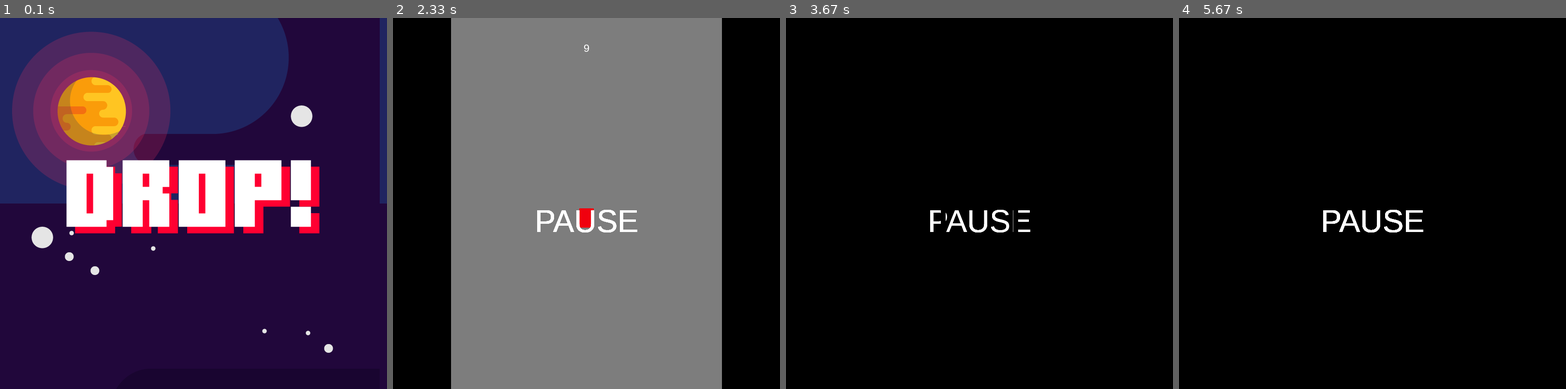
Above: before the commit, frames 1-4 (left to right).
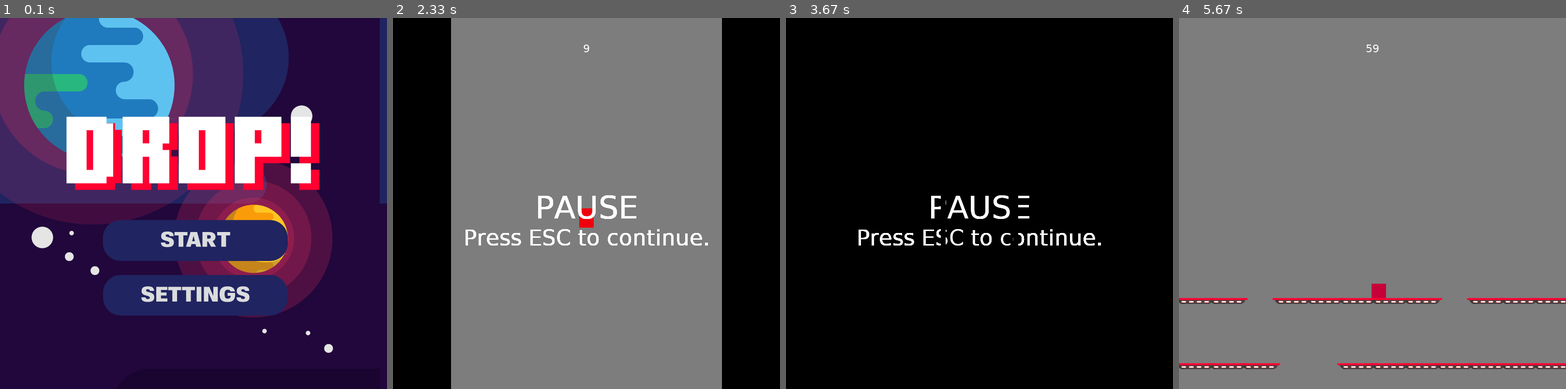
Above: after the commit, the same moments.

Repository: BulSU-BSCpE2B-Group2/DROP
Game: pygame game, started from main.py
The game is run twice, just before and just after one commit, with the same random seed, the same clock (stepped at 60 frames per second) and the same inputs.
Inputs:
- Up to frame 1 (0.1 s): no input
- Up to frame 2 (2.33 s): tap Enter at 0.33 s; tap Space at 2.17 s
- Up to frame 3 (3.67 s): tap Enter at 2.5 s; hold Right 2.83-3.3 s; tap Space at 2.9, 3.2, 3.4 s; hold Right from 3.33 s (still down); tap E at 3.48 s
- Up to frame 4 (5.67 s): tap Space at 3.7, 3.9, 4.2 s; release Right at 3.8 s; tap Enter at 4.73, 5.57 s; tap E at 5.22 s

The runs differ from the first frame. In frame 1, 49% of the frame differs, in the area x 0-86%, y 0-81%; in frame 2, 1.9%; in frame 3, 1.7%; in frame 4, 100%, in the area x 0-100%, y 0-100%.

Commit message:
SOON: Starter platform to prevent hollowed platforms bug, forcing the player to endlessly fall.

Diff:
--- a/highscore.txt
+++ /dev/null
@@ -1 +0,0 @@
-114
--- a/main.py
+++ b/main.py
@@ -51,12 +51,14 @@
         self.score += 1
         self.height_platform = 1
         self.speed = 2 * self.multiplier
+
         # if speed is more than 4, speed multiplier goes back to 0
         if self.speed > 4:
             self.multiplier = 1
+
         # gaps spawn function
         self.gaps = random.randint(1, 6)
-        self.generate = random.randint(0, 4)
+        self.generate = random.randint(0, 8)
         self.currentInterval += 1
         if (self.currentInterval + self.speed) > self.newPlatformInterval:
             if not self.height_platform > 6:
@@ -71,6 +73,7 @@
                 else:
                     rect.width += 134
             self.currentInterval = 0
+
         # slow platform power up function spawn
             power_up, power_up_rect = spawn_power_up(self.generate, self.height_platform)
             for n in power_up:
@@ -131,9 +134,9 @@
         self.slowplatformpowerup.update()
 
         # for debugging purposes, do not remove yet.
-        """print("Speed is: {}".format(self.speed))
+        print("Speed is: {}".format(self.speed))
         print("Speed multiplier is: {}".format(self.multiplier))
-        print("Current interval is: {}".format(self.currentInterval))"""
+        print("Current interval is: {}".format(self.currentInterval))
 
     def events(self):
         # Game loop - EVENTS
--- a/main_menu.py
+++ b/main_menu.py
@@ -1,30 +1,22 @@
 from settings import *
 vec = pg.math.Vector2
 
-class Logo:
-    def __init__(self):
-        self.logo = pg.image.load('assets/main_menu/TITLE.png')
-        self.logo_rect = self.logo.get_rect()
-        self.logo_rect.center = (WIDTH/2, height/2)
-        self.position = vec(WIDTH / 2 - self.logo_rect.top, (height / 2) - self.logo_rect.left)
-
-class PlanetMars:
-    def __init__(self):
-        self.planet = pg.image.load('assets/main_menu/4.png').convert_alpha()
-        self.planet_rect = self.planet.get_rect()
-        self.position = vec(self.planet_rect.top, self.planet_rect.left)
 
 class MainMenu:
     def __init__(self):
+        # initialize screen
         self.screen = screen
+
+        # initialize background 1 & 2
         self.bg = pg.image.load('assets/main_menu/bg.png').convert_alpha()
+        self.bg2 = pg.image.load('assets/main_menu/bg.png').convert_alpha()
         self.bg_rect = self.bg.get_rect()
-        self.bg2 = pg.image.load('assets/main_menu/bg.png').convert_alpha()
-        self.glow_mars = pg.image.load('assets/main_menu/3.png').convert_alpha()
-        self.glow_mars_rect = self.glow_mars.get_rect()
+
+        # initialize the required classes
         self.logo = Logo()
         self.planet_mars = PlanetMars()
-        self.planet_mars.planet_rect.center = self.glow_mars_rect.center
+        self.planet_earth = PlanetEarth()
+        self.button = Buttons()
 
     def new(self):
         self.running = True
@@ -45,15 +37,17 @@
             # self.b.position.x += 1
             self.timer += 1"""
         self.background, self.background2 = scrolling_background(-3, 0, self.background, self.background2, self.bg_rect)
-        #self.bg.scroll(dx=0, dy=-1)
 
     def draw(self):
         screen.blit(self.bg, (self.background.x, self.background.y))
         screen.blit(self.bg2, (self.background2.x, self.background2.y))
-        #screen.blit(self.bg, (0, 0))
         # insert in this line the glowy effect thingies
-        screen.blit(self.glow_mars, self.glow_mars_rect)
-        screen.blit(self.planet_mars.planet, self.planet_mars.planet_rect)
+        screen.blit(self.planet_mars.mars_glow, self.planet_mars.mars_glow_rect)
+        screen.blit(self.planet_mars.mars, self.planet_mars.mars_rect)
+        screen.blit(self.planet_earth.earth_glow, self.planet_earth.earth_glow_rect)
+        screen.blit(self.planet_earth.earth, self.planet_earth.earth_rect)
+        screen.blit(self.button.settings_button, self.button.settings_button_rect)
+        screen.blit(self.button.start_button, self.button.start_button_rect)
         screen.blit(self.logo.logo, self.logo.position)
         pg.display.flip()
 
@@ -69,3 +63,42 @@
                 if event.key == pg.K_ESCAPE:
                     self.running = False
                     self.exit = True
+
+
+class Logo:
+    def __init__(self):
+        self.logo = pg.image.load('assets/main_menu/TITLE.png').convert_alpha()
+        self.logo_rect = self.logo.get_rect()
+        self.logo_rect.center = (WIDTH/2, height/2)
+        self.position = vec(WIDTH / 2 - self.logo_rect.top, (height / 2) - self.logo_rect.left - 90)
+
+
+class PlanetMars:
+    def __init__(self):
+        self.mars = pg.image.load('assets/main_menu/4.png').convert_alpha()
+        self.mars_rect = self.mars.get_rect()
+        self.mars_glow = pg.image.load('assets/main_menu/3.png').convert_alpha()
+        self.mars_glow_rect = self.mars_glow.get_rect()
+        self.position = vec(self.mars_rect.top, self.mars_rect.left)
+        self.mars_rect.center = (WIDTH / 2 + 120, height / 2 + 70)
+        self.mars_glow_rect.center = self.mars_rect.center
+
+class PlanetEarth:
+    def __init__(self):
+        self.earth = pg.image.load('assets/main_menu/2.png').convert_alpha()
+        self.earth_rect = self.earth.get_rect()
+        self.earth_glow = pg.image.load('assets/main_menu/1.png').convert_alpha()
+        self.earth_glow_rect = self.earth_glow.get_rect()
+        self.position = vec(self.earth_rect.top, self.earth_rect.left)
+        self.earth_rect.center = (WIDTH / 4, height / 4 - 50)
+        self.earth_glow_rect.center = self.earth_rect.center
+
+class Buttons:
+    def __init__(self):
+        self.settings_button = pg.image.load('assets/main_menu/SETTINGS.png').convert_alpha()
+        self.settings_button_rect = self.settings_button.get_rect()
+        self.start_button = pg.image.load('assets/main_menu/START.png').convert_alpha()
+        self.start_button_rect = self.start_button.get_rect()
+        self.position = vec(self.settings_button_rect.top, self.settings_button_rect.left)
+        self.settings_button_rect.center = (WIDTH / 2, height / 2 + 190)
+        self.start_button_rect.center = (WIDTH / 2, height / 2 + 70)
--- a/pause_screen.py
+++ b/pause_screen.py
@@ -8,7 +8,7 @@
     i = 0
     position_x = 0
     interval = 1000
-    while i <= 50:
+    while i <= 80:
         timer = 0
         while True:
             timer += 0.007
@@ -17,7 +17,8 @@
         surface = pg.Surface((WIDTH, height), pg.SRCALPHA)
         pg.draw.rect(surface, black, (position_x, 0, 10, height))
         pg.draw.rect(surface, black, ((WIDTH - 10) - position_x, 0, 10, height))
-        draw_text('PAUSE', 65, white, WIDTH / 2, height / 2)
+        draw_text('PAUSE', 65, white, WIDTH / 2, height / 2 - 30)
+        draw_text('Press ESC to continue.', 45, white, WIDTH / 2, height / 2 + 45)
         screen.blit(surface, (0, 0))
         pg.display.flip()
         b = event_while_animation()
--- a/settings.py
+++ b/settings.py
@@ -72,7 +72,7 @@
 WIDTH = 800
 height = 768
 fps = 60
-font_style = 'arial'
+font_style = 'verdana'
 highscore_textfile = 'highscore.txt'
 screen = pg.display.set_mode((WIDTH, height), pg.FULLSCREEN)
 clock = pg.time.Clock()
@@ -91,7 +91,6 @@
 
 # [((WIDTH / 2 - 50, height * 3 / 4), (100, 20)), ((125, height - 350), (100, 20)),
                  # ((350, 200), (100, 20)), ((172, 100), (50, 20))]
-
 
 gaps_1 = [()]
 
